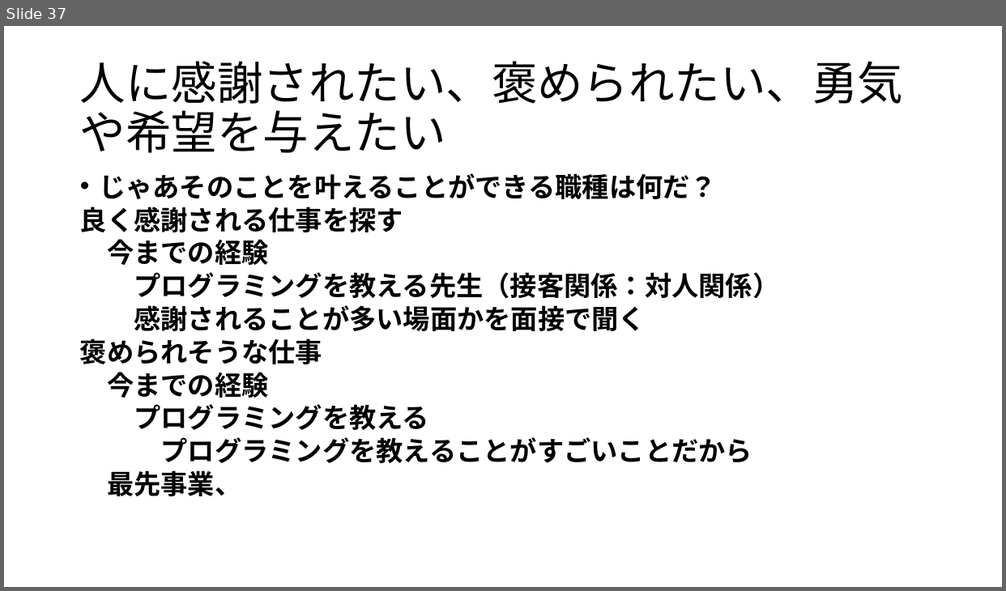
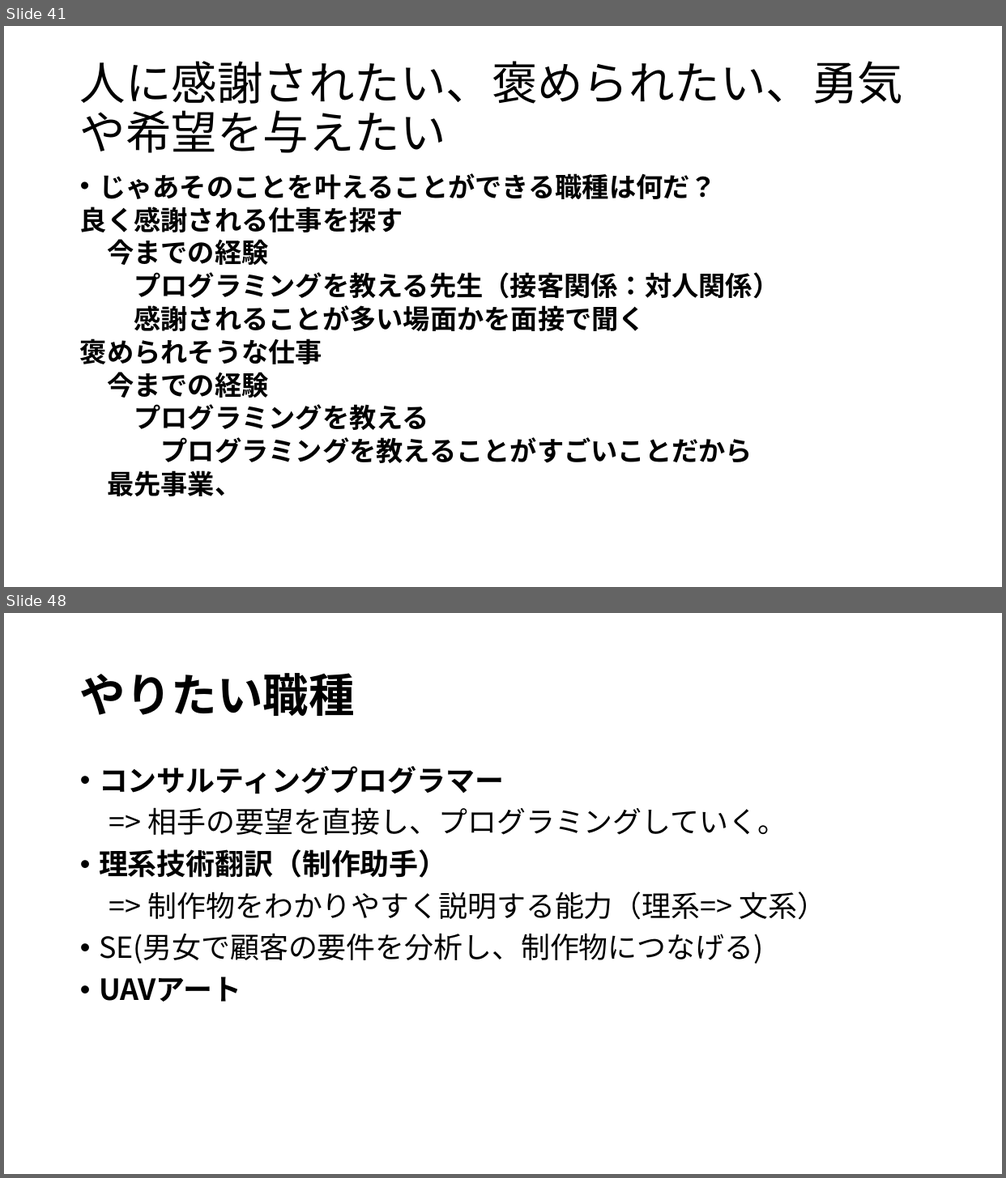
Before and after one commit to yamada4649/tibakoudai_2023, a slide deck: 就活関係/自己分析/就活（自己分析）.pptx. Shown one above the other, each under a label of ours: slide 37 before the commit, slides 41 and 48 after it; the slides between them are not shown. The pictures are 1006x591 and 1006x1178 pixels, drawn with LibreOffice and Linux fonts; fonts in the diff are those of the drawing. Boxes give left, top, right and bottom in pixels: in the first picture for what was removed or moved away, otherwise in the second. Text is boxed around its words. In the diff, an @@ line names an element or a change of style, - is before the commit and + after.

```diff
--- a/就活関係/自己分析/就活（自己分析）.pptx
+++ b/就活関係/自己分析/就活（自己分析）.pptx
@@ slide 48 added at box(4, 613, 1002, 1174), background #FFFFFF @@
@@ title added at box(80, 673, 355, 716), 44 pt, text #000000, bold @@
+やりたい職種
@@ text added at box(99, 766, 826, 1002), 28 pt, text #000000 @@
+• コンサルティングプログラマー
+=> 相手の要望を直接し、プログラミングしていく。
+• 理系技術翻訳（制作助手）
+=> 制作物をわかりやすく説明する能力（理系=> 文系）
+• SE(男女で顧客の要件を分析し、制作物につなげる)
+• UAVアート
@@ what was slide 37 is now slide 41 @@
```
Also in this commit, not shown: 2 slides changed, 13 other slides added, 39 other files.
